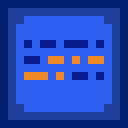
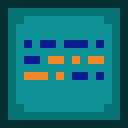
Revision of a layered 128×128 image; what changed, layer by layer:
painted on "Base" over (0, 0, 128, 128)
